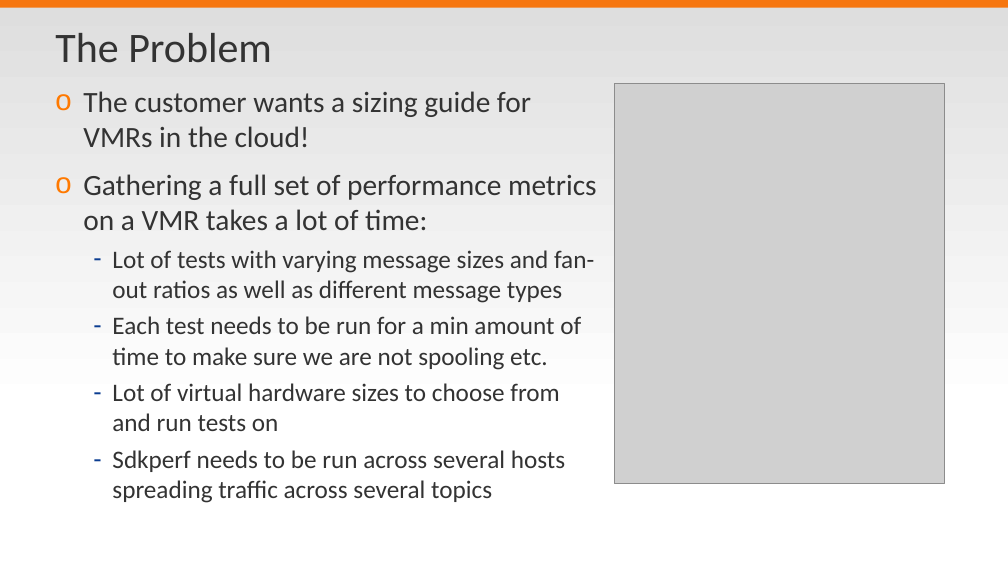
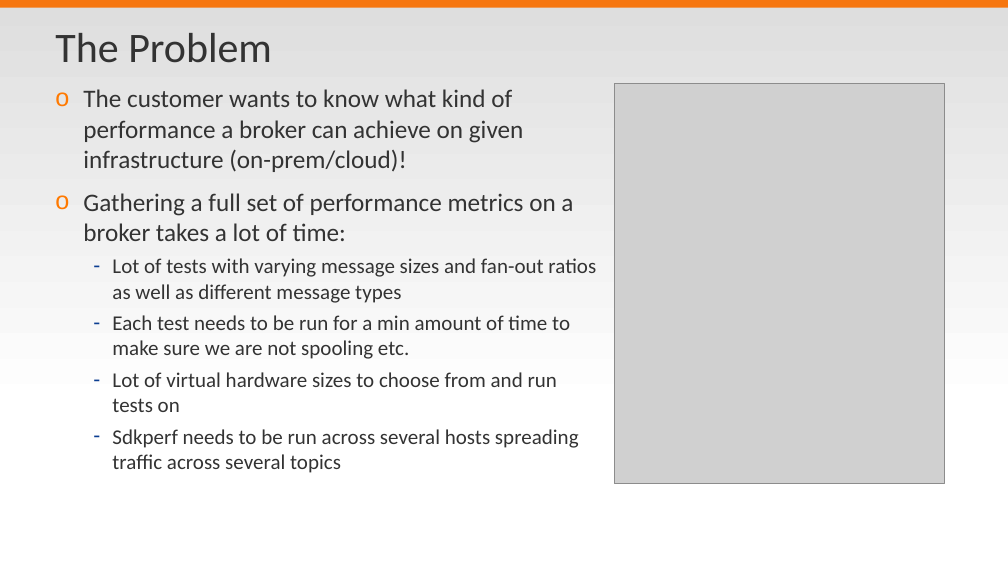
Before and after one commit to SolaceLabs/solace-perftest-harness, a slide deck: slide 2 of Perf Test Harness-Overview.pptx. Drawn at 1008x567 pixels with LibreOffice and Linux fonts; fonts in the diff are those of the drawing; grey boxes stand for pictures; background and template pictures are left out. Boxes give left, top, right and bottom in pixels: in the first picture for what was removed or moved away, otherwise in the second. Text is boxed around its words. In the diff, an @@ line names an element or a change of style, - is before the commit and + after.

Commit message:
changed naming of test sets to fit better to scaling tiers and cores

```diff
--- a/Perf Test Harness-Overview.pptx
+++ b/Perf Test Harness-Overview.pptx
@@ text at bbox=[83, 89, 573, 241]: text changed; size 28 to 24 pt @@
-o The customer wants a sizing guide for VMRs in the cloud!
-o Gathering a full set of performance metrics on a VMR takes a lot of time:
+o The customer wants to know what kind of performance a broker can achieve on given infrastructure (on-prem/cloud)!
+o Gathering a full set of performance metrics on a broker takes a lot of time:
@@ text at bbox=[112, 258, 596, 448]: size 24 to 20 pt in "Lot of tests with varying message sizes ...", "Each test needs to be run for ...", "Lot of virtual hardware sizes to choose ...", "Sdkperf needs to be run across several ..." @@
```
Also in this commit, not shown: 2 other slides changed, 23 other files.
